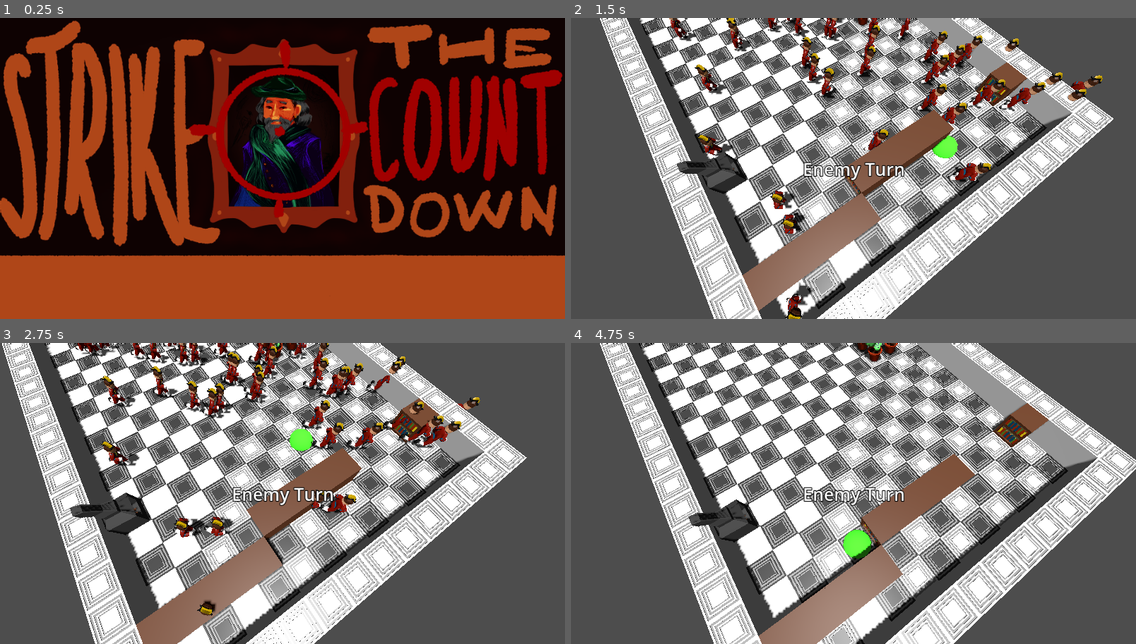
Above: before the commit, frames 1-4 (two rows, left to right).
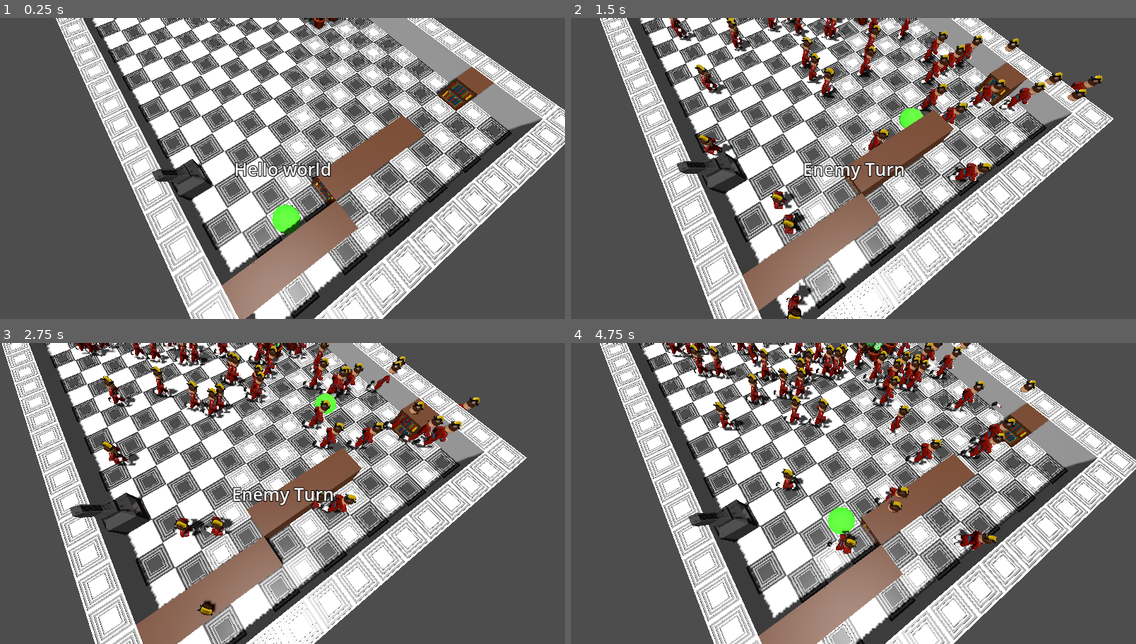
Above: after the commit, the same moments.

Repository: pinguinosod/gse_winterjam2024
Game: Godot game, scene res://main.tscn
Two runs of this game, one before a commit and one after it. Both use one fixed random seed, a clock stepped at 60 frames per second and the inputs below.
Inputs (mouse positions are in pixels of both pictures, inside the frame that each line leads up to):
- Up to frame 1 (0.25 s): no input
- Up to frame 2 (1.5 s): tap Enter (ui_accept) at 0.5, 0.77 s; move the mouse to (977, 153) at 0.52 s; hold D (move_right) 0.53-1.28 s; tap Space (end_turn) at 0.6, 1.35 s; click (977, 153) at 0.67 s; move the mouse to (740, 183) at 1.27 s; hold S (move_down) from 1.28 s (still down); click (740, 183) at 1.42 s
- Up to frame 3 (2.75 s): tap Enter (ui_accept) at 1.52 s; move the mouse to (339, 427) at 2.02 s; release S (move_down) at 2.03 s; hold D (move_right) from 2.03 s (still down); tap Space (end_turn) at 2.1 s; click (339, 427) at 2.17 s
- Up to frame 4 (4.75 s): move the mouse to (825, 553) at 2.77 s; release D (move_right) at 2.78 s; hold W (move_up) 2.78-3.53 s; tap Space (end_turn) at 2.85, 3.6, 4.35 s; click (825, 553) at 2.92 s; tap Enter (ui_accept) at 3.02, 3.77, 4.52 s; move the mouse to (1023, 538) at 3.52 s; hold A (move_left) from 3.53 s (still down); click (1023, 538) at 3.67 s; move the mouse to (684, 448) at 4.27 s; click (684, 448) at 4.42 s

The runs differ from the first frame. In frame 1, 99% of the frame differs, in the area x 0-100%, y 0-100%; in frame 2, 0.4%; in frame 3, 0.4%; in frame 4, 7.7%.

Commit message:
some kind of player movement (buggy)

Diff:
--- a/main.tscn
+++ b/main.tscn
@@ -34,6 +34,7 @@
 script = ExtResource("6_jj2ed")
 
 [node name="UI" parent="." node_paths=PackedStringArray("game_manager") instance=ExtResource("5_3od5a")]
+visible = false
 game_manager = NodePath("../GameManager")
 
 [node name="WorldEnvironment" type="WorldEnvironment" parent="."]
--- a/scripts/player.gd
+++ b/scripts/player.gd
@@ -1,17 +1,27 @@
 extends Node3D
 
 var game_manager
-var target_position: Vector3 = Vector3.ZERO
+var pathToFollow: PackedVector2Array  #  the pathToFollow is a list of Vector2 points
 var speed: float = 10.0
+var current_path_index: int = 0
 
 # Called when the node enters the scene tree for the first time.
 func _ready() -> void:
 	game_manager = $"../GameManager"
 	position = game_manager.get_player_start_position()
-	target_position = position
-	pass
+	current_path_index = 0  # Start from the beginning of the path
 
 # Called every frame. 'delta' is the elapsed time since the previous frame.
 func _process(delta: float) -> void:
-	if position != target_position:
-		position = position.move_toward(target_position, speed * delta)
+	if current_path_index < pathToFollow.size():
+		var target_position: Vector2 = pathToFollow[current_path_index]# + Vector2(1,1)
+		var vec3TargetPosition = Vector3(target_position.x + 0.5, 1, target_position.y + 0.5)
+		if position != vec3TargetPosition:
+			position = position.move_toward(vec3TargetPosition, speed * delta)
+		else:
+			# Move to the next point in the path when the current one is reached
+			current_path_index += 1
+
+func setPathToFollow(_pathToFollow: PackedVector2Array) -> void:
+	pathToFollow = _pathToFollow
+	current_path_index = 0
--- a/scripts/rooms.gd
+++ b/scripts/rooms.gd
@@ -31,7 +31,6 @@
 					AStar.connect_points(_generateID(x,z), _generateID(x,z-1))
 				if internalGrid[x][z+1] == GridMap.INVALID_CELL_ITEM:
 					AStar.connect_points(_generateID(x,z), _generateID(x,z+1))
-	print(_getPath(1, 1, 3, 1))
 
 func get_cell_position(world_position: Vector3):
 	var cell = currentRoom.local_to_map(world_position)
@@ -48,7 +47,10 @@
 		print("cell clicked: ", cellClicked)
 		var targetPosition = Vector3(cellClicked.x + 0.5, 1, cellClicked.z + 0.5)
 		if targetPosition.x <= maxX and targetPosition.x >= 1 and targetPosition.z <= maxZ and targetPosition.z >= 1:
-			get_node("/root/main/Player").target_position = targetPosition
+			if internalGrid[targetPosition.x][targetPosition.z] == GridMap.INVALID_CELL_ITEM:
+				var playerPosition = currentRoom.local_to_map(get_node("/root/main/Player").position)
+				var playerPath = _getPath(playerPosition.x, playerPosition.z, targetPosition.x, targetPosition.z)
+				get_node("/root/main/Player").setPathToFollow(playerPath)
 
 func get_cursor_world_position() -> Vector3:
 	const RAY_DISTANCE = 128
Not shown: 1 places in MeshLibrary.tres that only renumber resources
Not shown: 1 places in main.tscn that only renumber resources
Not shown, changed: models/couch.fbx.import
Not shown, changed: models/hourglass.fbx.import
Not shown, changed: models/hourglass_shattered.fbx.import
Not shown, changed: models/lantern.fbx.import
Not shown, changed: models/lantern_shattered.fbx.import
Not shown: 1 places in models/tiles/bookshelfTile.tres that only renumber resources
Not shown: 1 places in models/tiles/bookshelfTileRotated.tres that only renumber resources
